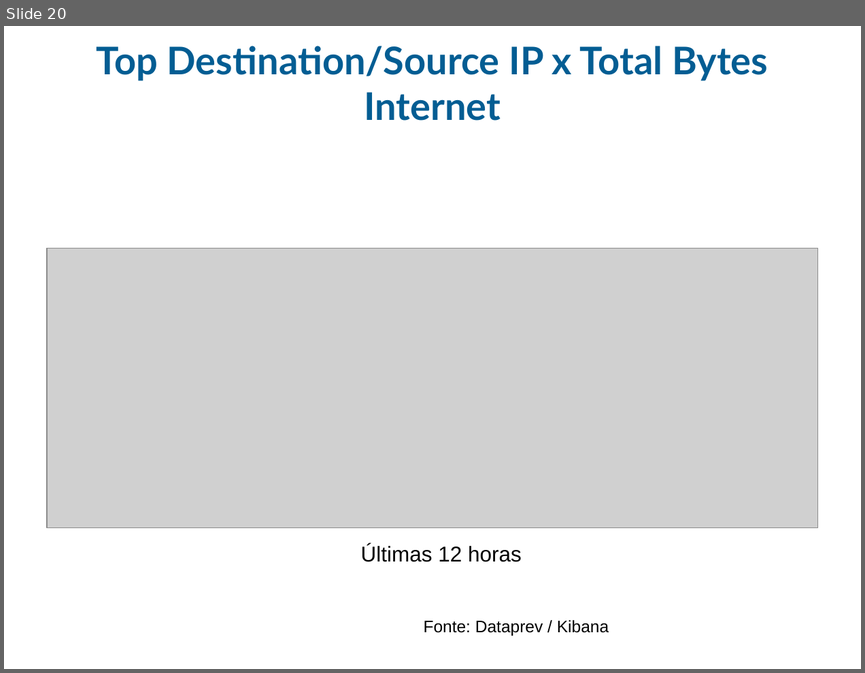
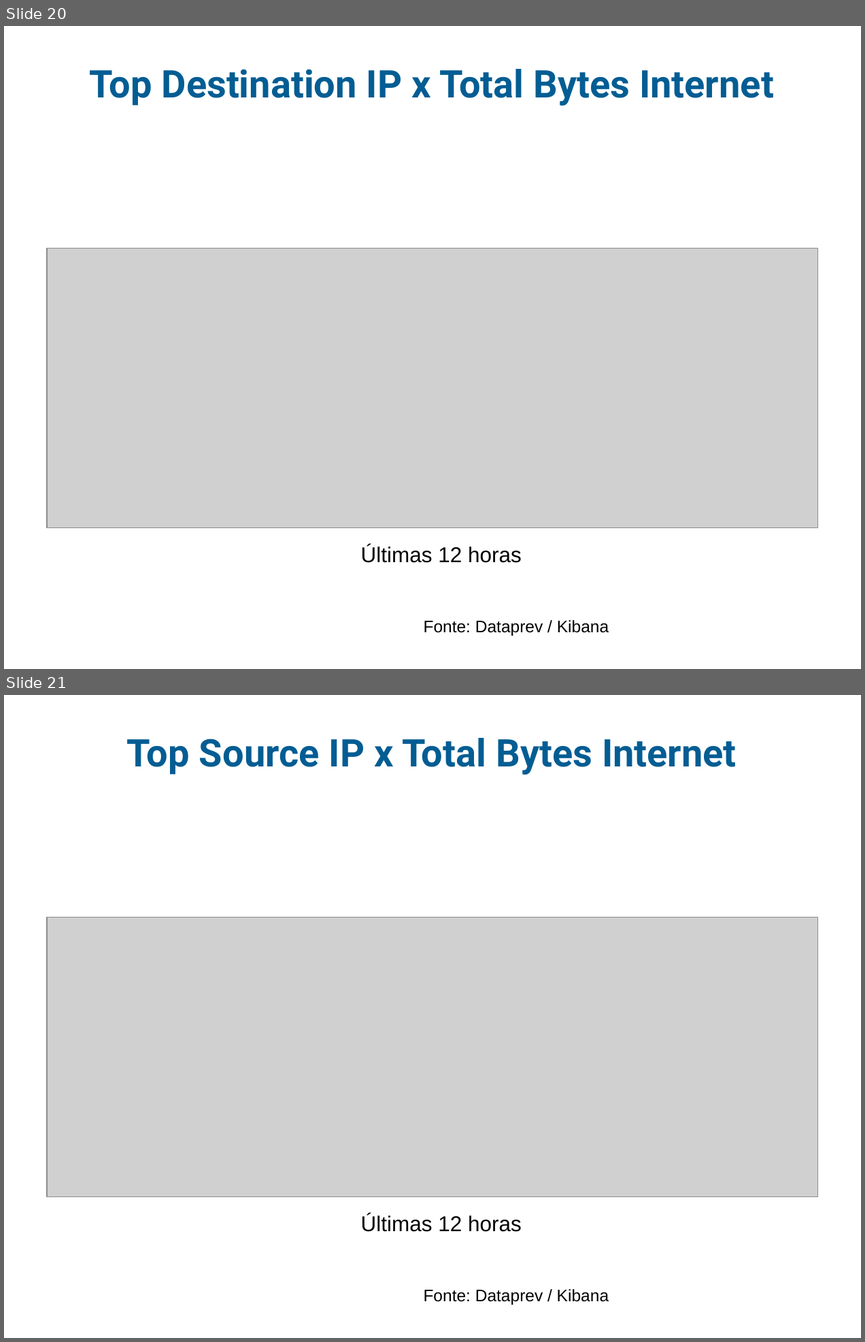
Before and after one commit to guihred/Experiments, a slide deck: src/main/resources/models/Radar_Eventos_17_10_2021-Turno-D.pptx. Shown one above the other, each under a label of ours: slide 20 before the commit, slides 20 and 21 after it. The pictures are 865x673 and 865x1342 pixels, drawn with LibreOffice and Linux fonts; fonts in the diff are those of the drawing; grey boxes stand for pictures; background and template pictures are left out. Boxes give left, top, right and bottom in pixels: in the first picture for what was removed or moved away, otherwise in the second. Text is boxed around its words. In the diff, an @@ line names an element or a change of style, - is before the commit and + after.

```diff
--- a/src/main/resources/models/Radar_Eventos_17_10_2021-Turno-D.pptx
+++ b/src/main/resources/models/Radar_Eventos_17_10_2021-Turno-D.pptx
@@ slide 21 added at bbox=[4, 695, 861, 1338], background picture (left out) @@
@@ title added at bbox=[127, 738, 736, 775], 32 pt, text #035D93, bold @@
+Top Source IP x Total Bytes Internet
@@ picture added at bbox=[47, 917, 817, 1197] @@
@@ text added at bbox=[361, 1214, 521, 1232], 18 pt, text #000000 @@
+Últimas 12 horas
@@ text added at bbox=[424, 1289, 609, 1304], 14 pt, text #000000 @@
+Fonte: Dataprev / Kibana
@@ slide 20 changed as well @@
@@ title at bbox=[90, 69, 774, 106]: text changed; font Lato to Roboto @@
-Top Destination/Source IP x Total Bytes Internet
+Top Destination IP x Total Bytes Internet
```
Also in this commit, not shown: 22 other slides changed, 20 other files.
